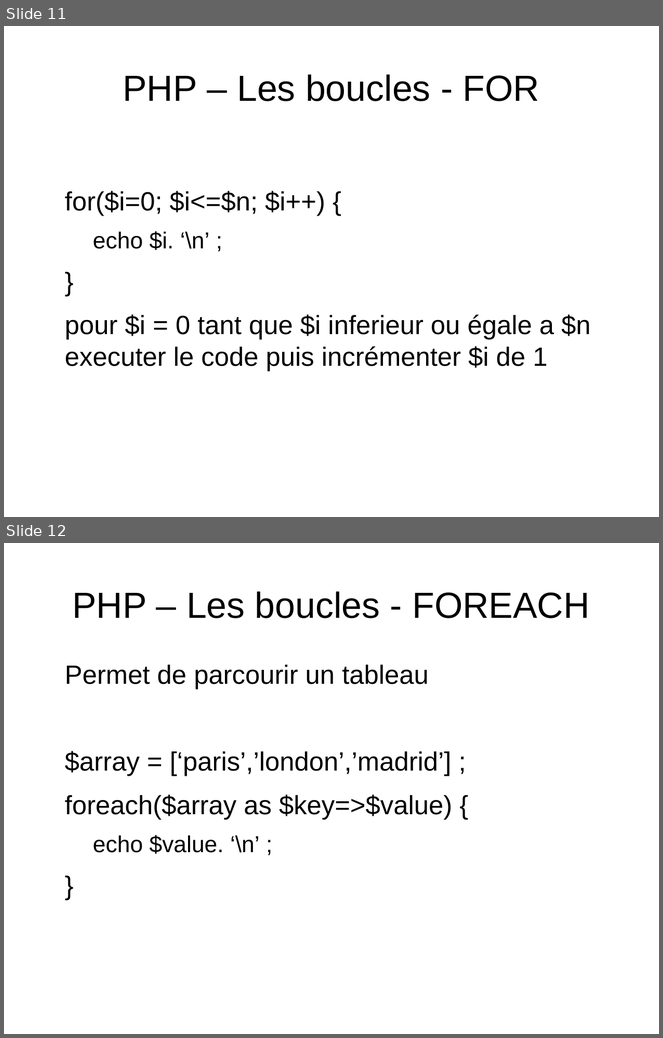
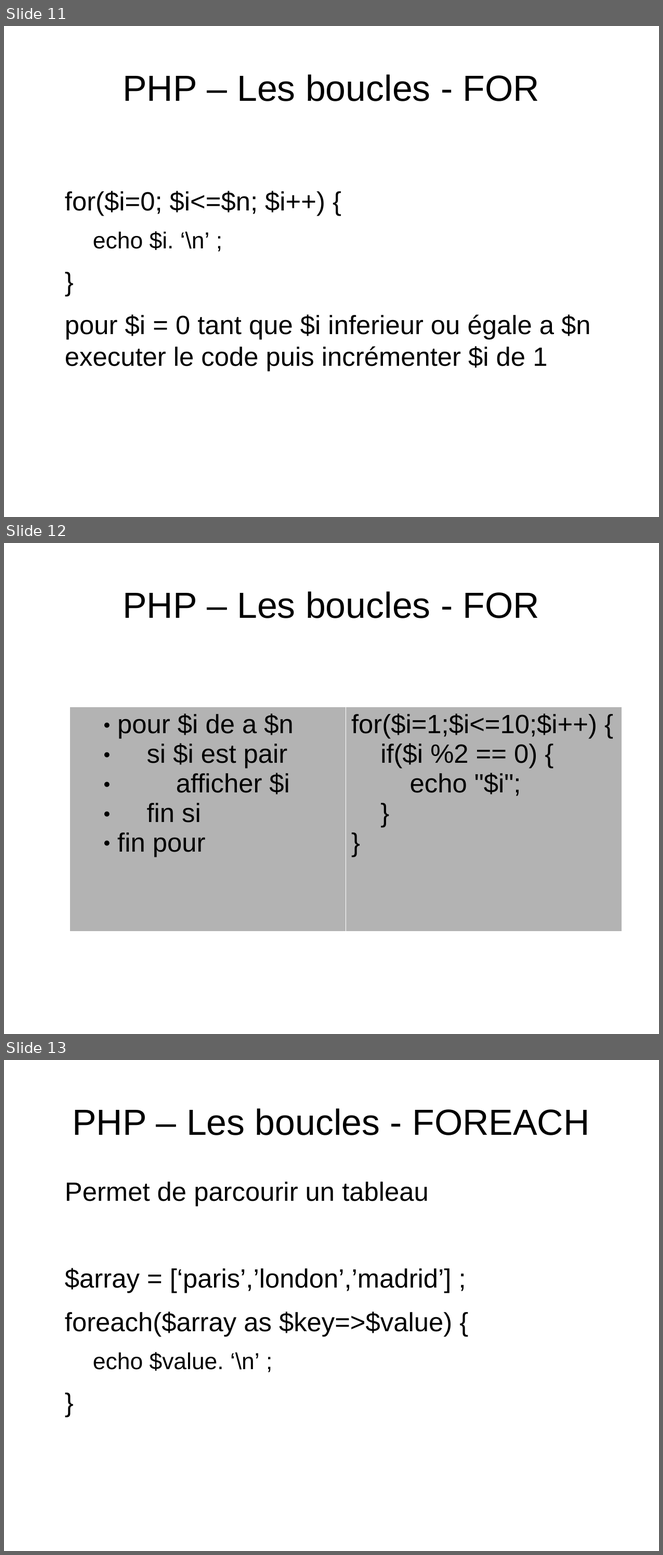
Before and after one commit to NicoM88/formation, a slide deck: PHP/formation.odp. Shown one above the other, each under a label of ours: slides 11 and 12 before the commit, slides 11, 12 and 13 after it. The pictures are 663x1038 and 663x1555 pixels, drawn with LibreOffice and Linux fonts; fonts in the diff are those of the drawing. Boxes give left, top, right and bottom in pixels: in the first picture for what was removed or moved away, otherwise in the second. Text is boxed around its words. In the diff, an @@ line names an element or a change of style, - is before the commit and + after.

```diff
--- a/PHP/formation.odp
+++ b/PHP/formation.odp
@@ slide 12 added at (x1=4, y1=543, x2=659, y2=1034), background #FFFFFF @@
@@ title added at (x1=123, y1=591, x2=540, y2=618), 44 pt, text #000000 @@
+PHP – Les boucles - FOR
@@ table added at (x1=70, y1=707, x2=622, y2=932), 1 rows, 2 columns @@
+pour $i de a $n / si $i est pair / afficher $i / fin si / fin pour | for($i=1;$i<=10;$i++) { / if($i %2 == 0) { / echo "$i"; / } / }
@@ what was slide 12 is now slide 13 @@
```
Also in this commit, not shown: 1 other slide added, 1 other file.
